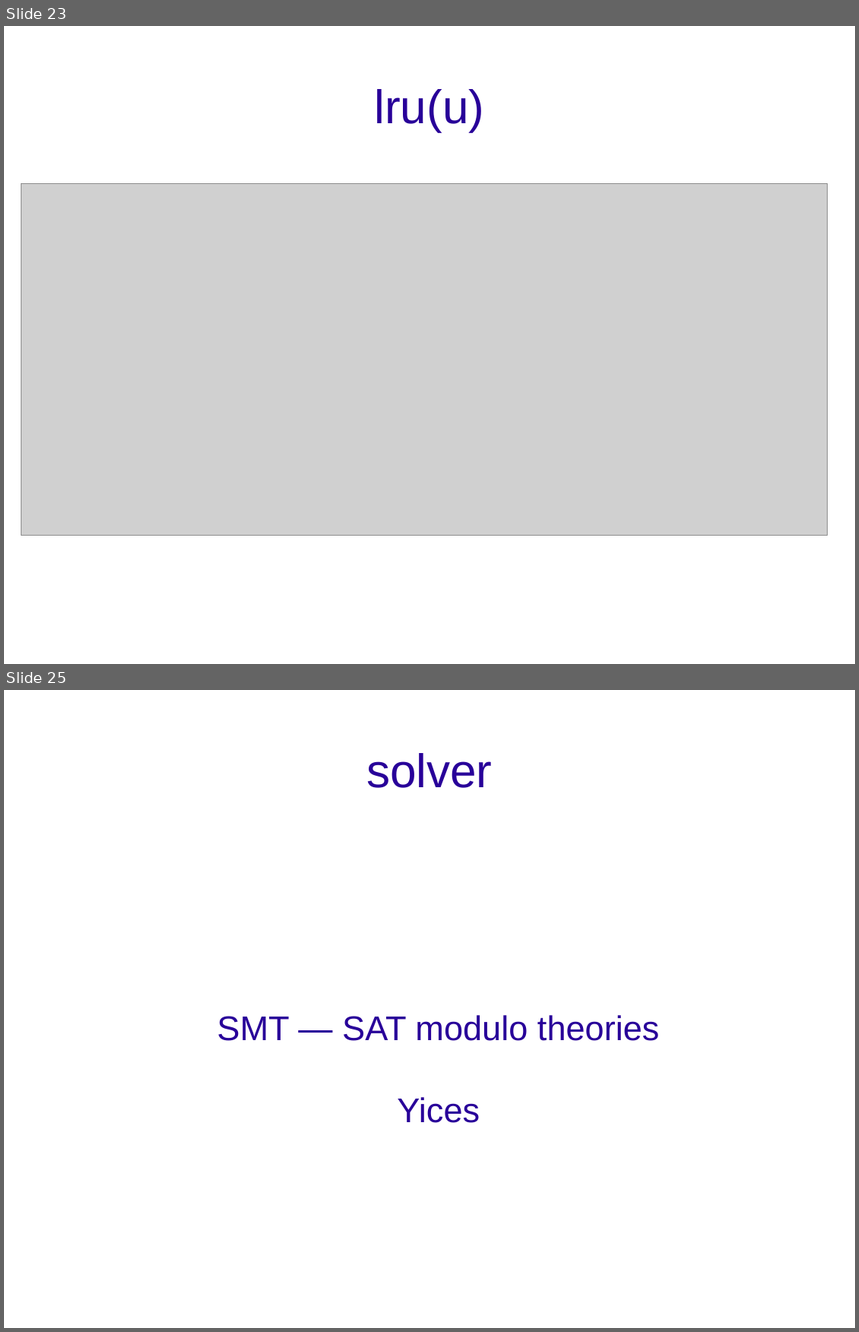
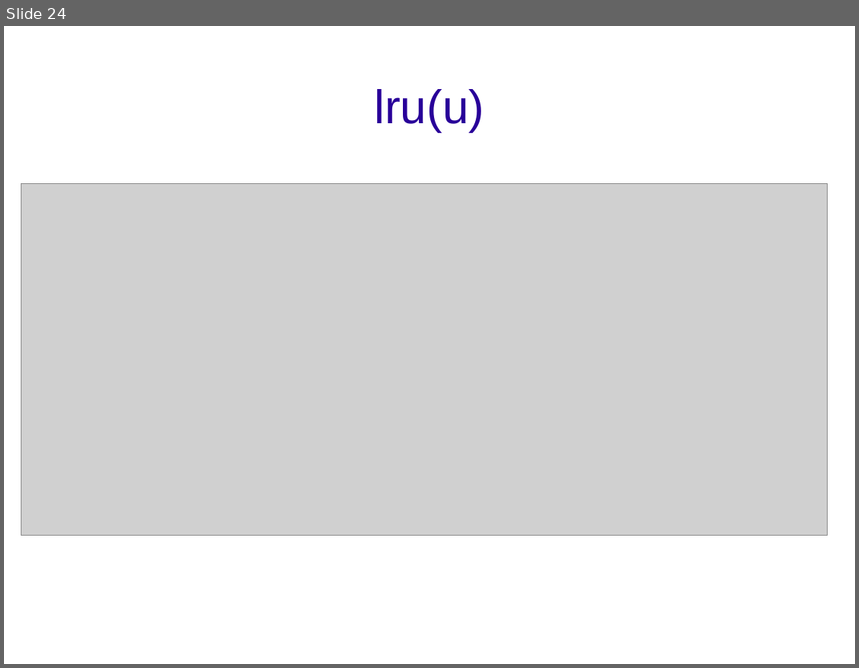
Before and after one commit to kornevgen/tesla-project, a slide deck: papers/unpublished/SummerSchool09/sumsch09.odp. Shown one above the other, each under a label of ours: slides 23 and 25 before the commit, slide 24 after it; the slides between them are not shown. The pictures are 859x1332 and 859x668 pixels, drawn with LibreOffice and Linux fonts; fonts in the diff are those of the drawing; grey boxes stand for pictures; background and template pictures are left out. Boxes give left, top, right and bottom in pixels: in the first picture for what was removed or moved away, otherwise in the second. Text is boxed around its words. In the diff, an @@ line names an element or a change of style, - is before the commit and + after.

```diff
--- a/papers/unpublished/SummerSchool09/sumsch09.odp
+++ b/papers/unpublished/SummerSchool09/sumsch09.odp
@@ slide 25 removed at <box>4,690,855,1328</box>, background picture (left out) @@
@@ title removed at <box>367,753,493,788</box> @@
-solver
@@ subtitle removed at <box>217,1015,660,1123</box> @@
-SMT — SAT modulo theories
-Yices
@@ what was slide 23 is now slide 24 @@
```
Also in this commit, not shown: 4 slides changed, 4 slides added, 2 other slides removed.
